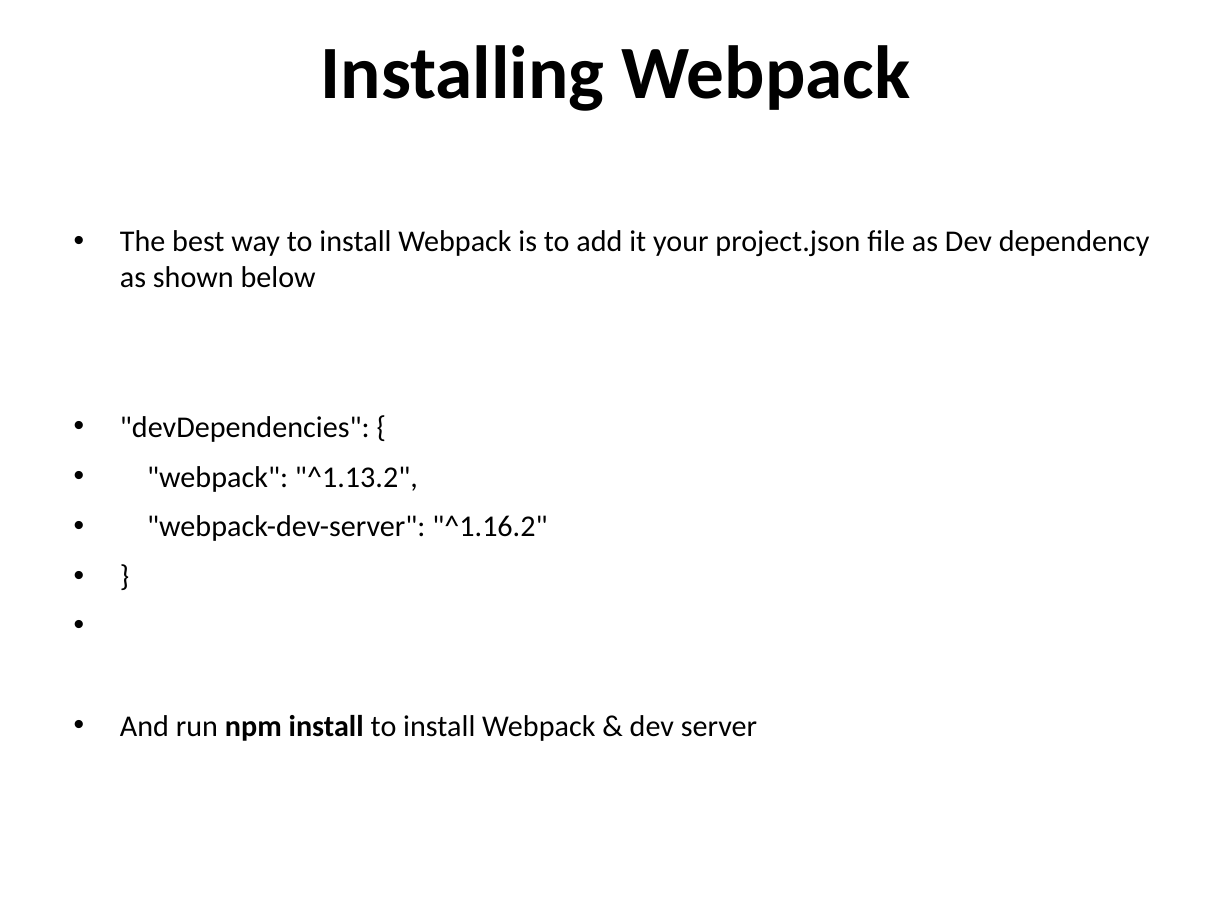
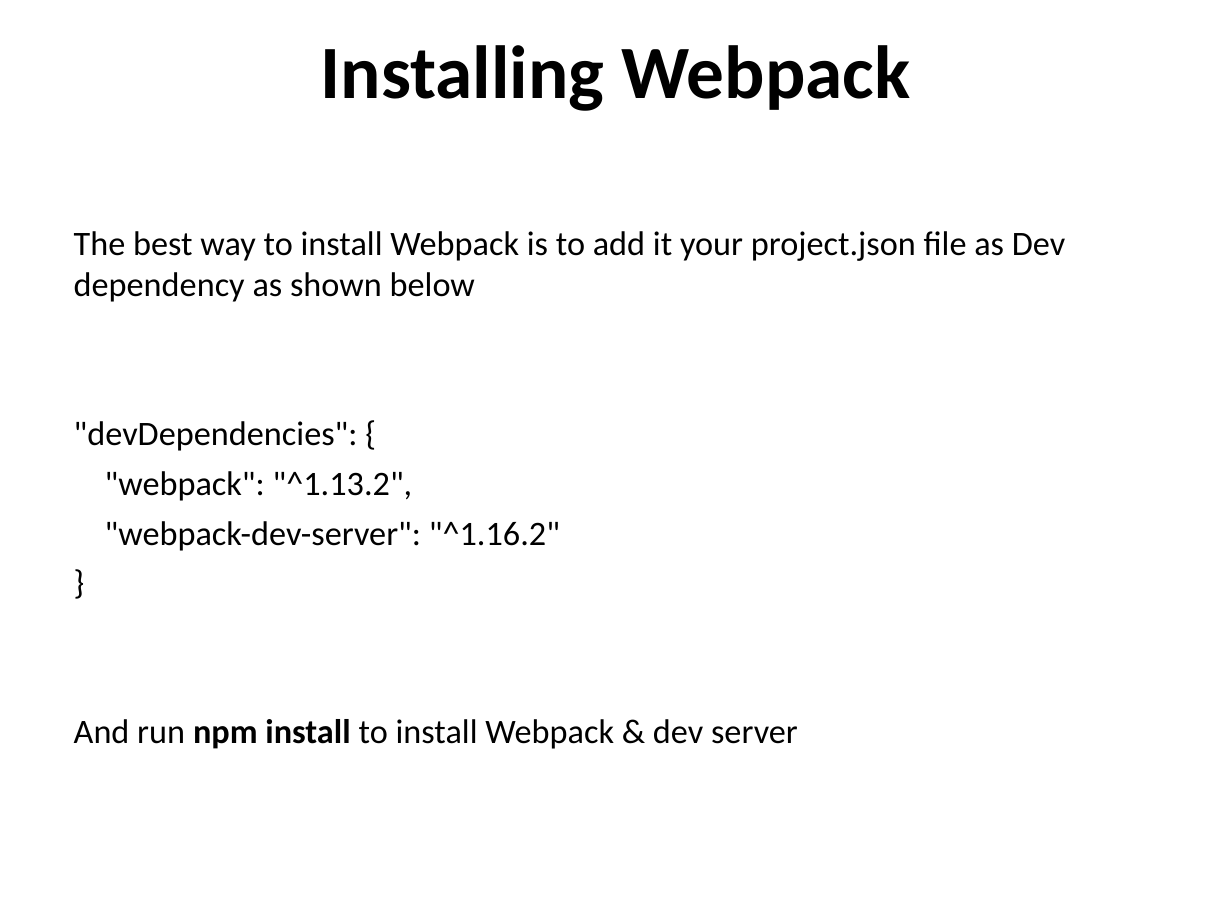
Before and after one commit to vishnumvn/AngularJS_Tut, a slide deck: slide 146 of Materials/Angular_Module01.ppt. Drawn at 1232x924 pixels with LibreOffice and Linux fonts; fonts in the diff are those of the drawing. Boxes give left, top, right and bottom in pixels: in the first picture for what was removed or moved away, otherwise in the second. Text is boxed around its words. In the diff, an @@ line names an element or a change of style, - is before the commit and + after.

```diff
--- a/Materials/Angular_Module01.ppt
+++ b/Materials/Angular_Module01.ppt
@@ text "The best way to install ..." at (74,231,1065,749): size 17.6 to 20 pt; bullet • to none; less space between paragraphs @@
```
Also in this commit, not shown: 33 other slides changed, 6 other files.
